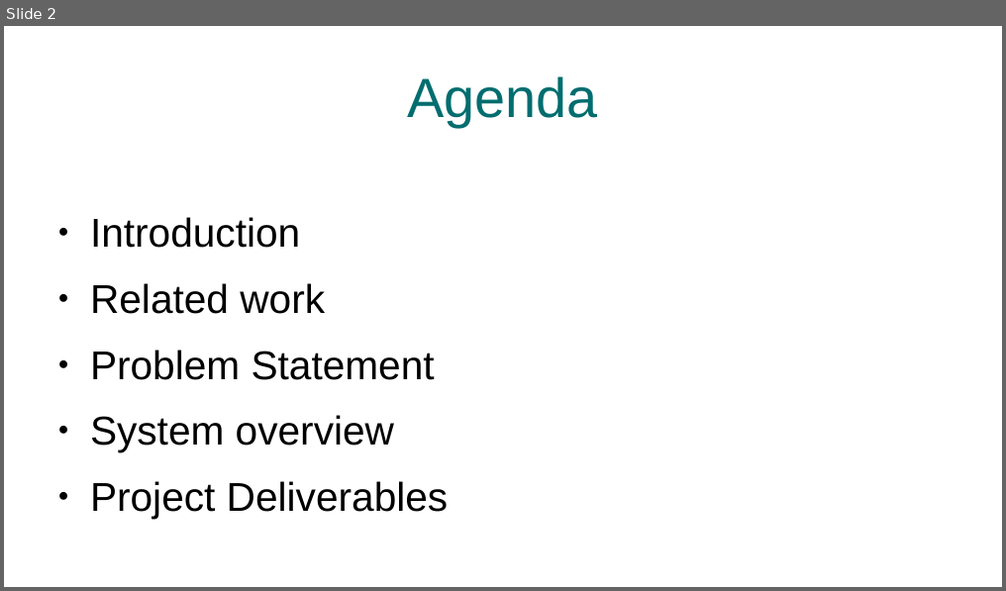
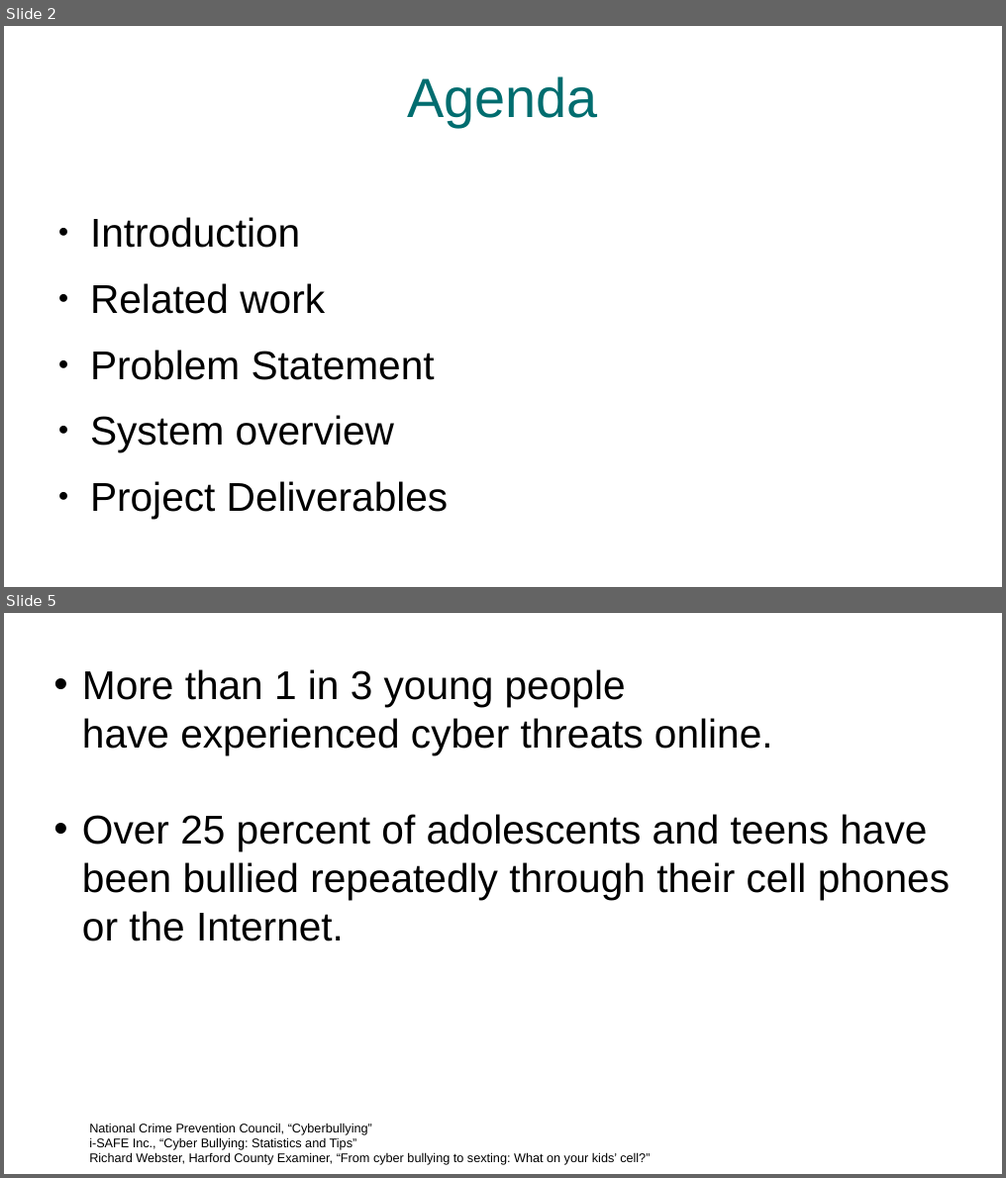
Before and after one commit to DevJohnIbrahim/SSM-GP, a slide deck: Graduation Proposal/Cyberbullypresentation.pptx. Shown one above the other, each under a label of ours: slide 2 before the commit, slides 2 and 5 after it; the slides between them are not shown. The pictures are 1006x591 and 1006x1178 pixels, drawn with LibreOffice and Linux fonts; fonts in the diff are those of the drawing. Boxes give left, top, right and bottom in pixels: in the first picture for what was removed or moved away, otherwise in the second. Text is boxed around its words. In the diff, an @@ line names an element or a change of style, - is before the commit and + after.

```diff
--- a/Graduation Proposal/Cyberbullypresentation.pptx
+++ b/Graduation Proposal/Cyberbullypresentation.pptx
@@ slide 5 added at (4, 613, 1002, 1174), background #FFFFFF @@
@@ subtitle added at (82, 669, 949, 942), 32 pt, text #000000 @@
+• More than 1 in 3 young people have experienced cyber threats online.
+• Over 25 percent of adolescents and teens have been bullied repeatedly through their cell phones or the Internet.
@@ text added at (89, 1123, 649, 1165), 10 pt, text #000000 @@
+National Crime Prevention Council, “Cyberbullying”
+i-SAFE Inc., “Cyber Bullying: Statistics and Tips”
+Richard Webster, Harford County Examiner, “From cyber bullying to sexting: What on your kids’ cell?”
```
Also in this commit, not shown: 4 slides changed, 2 other slides added, 2 slides removed, 1 other file.
